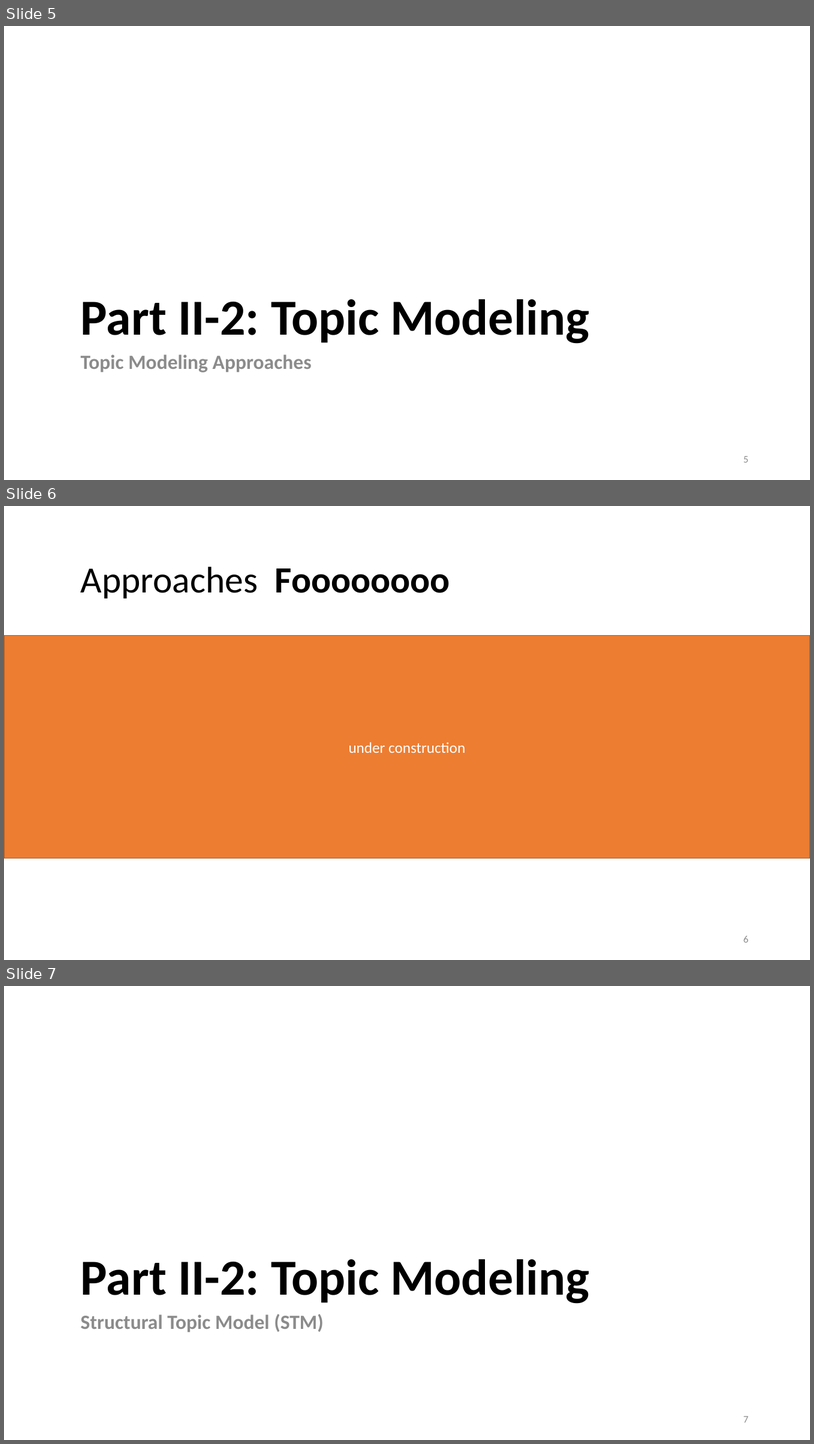
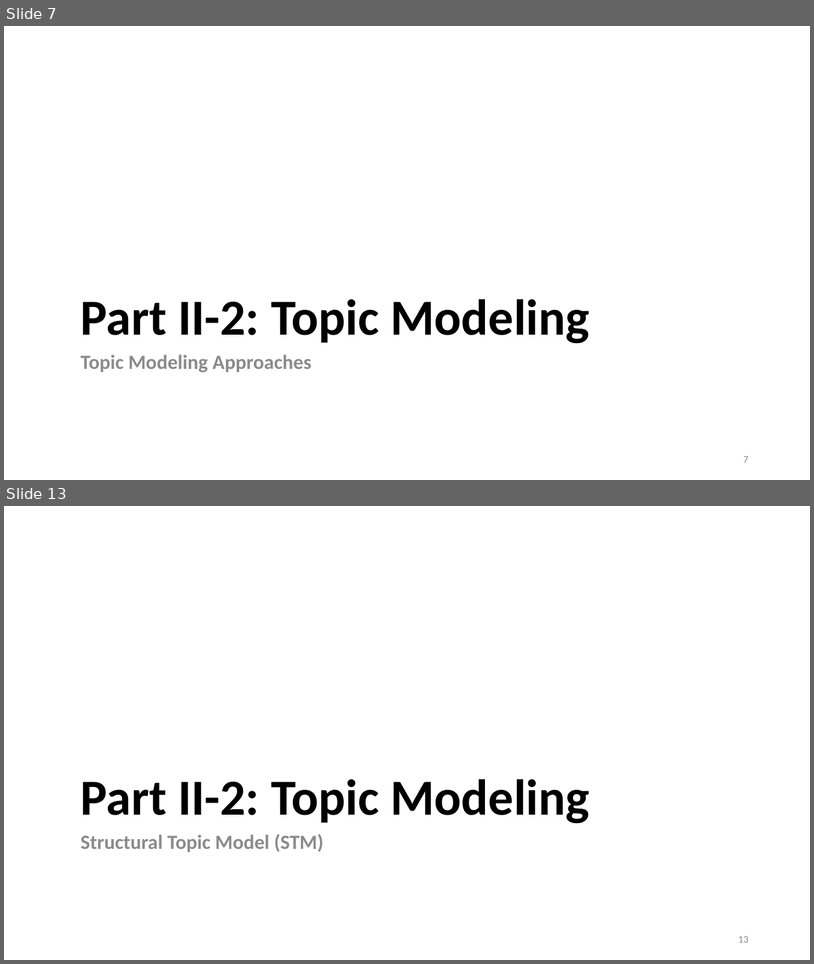
Before and after one commit to lisa-wm/consulting, a slide deck: 5_seminar/Contents_Part_02/slides/slides_II_2.pptx. Shown one above the other, each under a label of ours: slides 5, 6 and 7 before the commit, slides 7 and 13 after it; the slides between them are not shown. The pictures are 814x1444 and 814x964 pixels, drawn with LibreOffice and Linux fonts; fonts in the diff are those of the drawing. Boxes give left, top, right and bottom in pixels: in the first picture for what was removed or moved away, otherwise in the second. Text is boxed around its words. In the diff, an @@ line names an element or a change of style, - is before the commit and + after.

```diff
--- a/5_seminar/Contents_Part_02/slides/slides_II_2.pptx
+++ b/5_seminar/Contents_Part_02/slides/slides_II_2.pptx
@@ slide 6 removed at (4, 506, 810, 960), background #FFFFFF @@
@@ title removed at (81, 567, 450, 598) @@
-Approaches Foooooooo
@@ rectangle removed at (4, 636, 810, 858) @@
-under construction
@@ page number removed at (744, 936, 749, 942) @@
-6
@@ what was slide 5 is now slide 7 @@
@@ page number at (744, 456, 749, 462): text changed @@
-5
+7
@@ what was slide 7 is now slide 13 @@
@@ page number at (738, 936, 749, 942): text changed @@
-7
+13
```
Also in this commit, not shown: 3 slides changed, 7 slides added, 5 other files.
